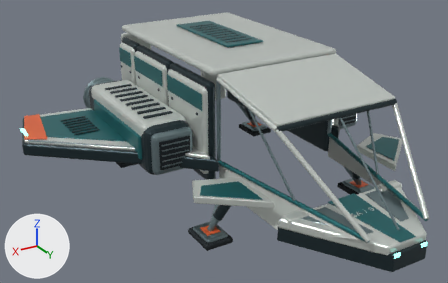
One commit to the Blender file assets/ship/nomad.blend: the scene before it, then after it.
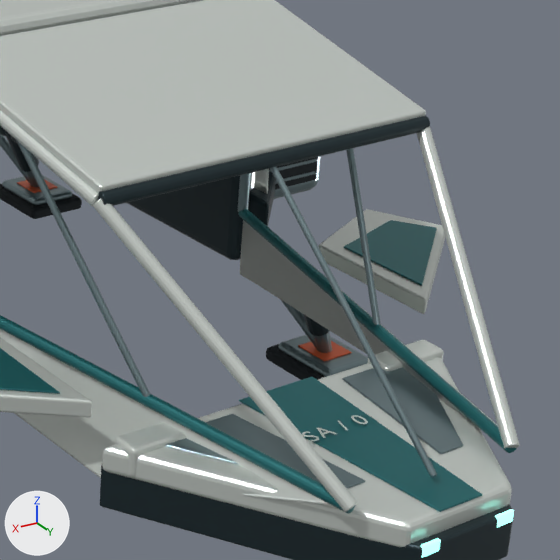
Each version appears first whole from a 50 mm lens placed at (9.25, 14.41, 8.56), pointed at (1.08, 0.8, 1.76), and next in a close-up on the part from 54% to 99% of the width and 20% to 92% of the height. Every picture has the same lights, and +X, +Y and +Z are marked at lower left. The last two pictures show the newer version.

Objects in the first close-up: 'Ceramic / static batch', 'Gaskets / static batch', 'Machined alloy / static batch', 'Rescue / static batch', 'Survey / static batch', 'Titanium / static batch' and 1 more.
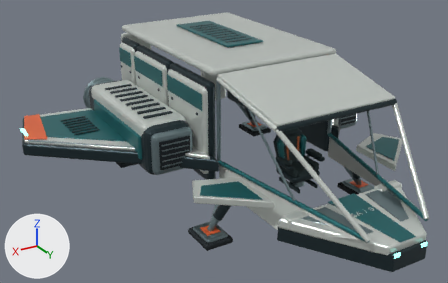
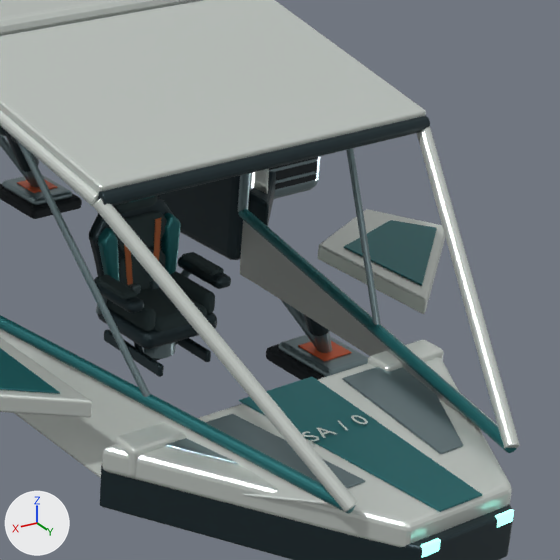
Diff of the bpy script that builds the scene:
```diff
--- a/assets/ship/nomad.blend.py
+++ b/assets/ship/nomad.blend.py
@@ me_prow___inset_sensor @@
-me_prow___inset_sensor.from_pydata(...)  # 6336 vertices, 6178 faces; spans x -5.83..5.83, y -4.0..6.37, z 0.12..3.96
+me_prow___inset_sensor.from_pydata(...)  # 6208 vertices, 6064 faces; spans x -5.83..5.83, y -4.0..6.04, z 0.12..3.96
+# me_prow___inset_sensor part 1: the loose piece of 128 vertices spanning x -0.03..0.03, y 4.17..6.37, z 1.46..3.45 is deleted
 me_prow___inset_sensor.materials.append(mat_machined_alloy)
@@ ob_seat___static_batch @@
+ob_seat___static_batch = bpy.data.objects.new('Seat / static batch', me_seat___harness_webbing)  # 592 vertices, 588 faces; spans x -0.225..0.225, y 2.479..2.54, z 1.65..2.25; in mat_seat___restraint_webbing (brown #ad6135)
+ob_seat___static_batch.parent = ob_pilotchair
+ob_seat___static_batch.location = (0.0, 0.0, 0.0)
@@ ob_pilotchair @@
+ob_pilotchair = bpy.data.objects.new('PilotChair', None)
+ob_pilotchair.location = (0.0, 0.0, 0.0)
@@ ob_survey___static_batch_001 @@
+ob_survey___static_batch_001 = bpy.data.objects.new('Survey / static batch.001', me_cube_141)  # 916 vertices, 908 faces; spans x -0.464..0.464, y 2.379..2.576, z 1.616..2.507; in mat_survey___deep_petrol (dark cyan #246f73)
+ob_survey___static_batch_001.parent = ob_pilotchair
+ob_survey___static_batch_001.location = (0.0, 0.0, 0.0)
@@ ob_seat___static_batch_001 @@
+ob_seat___static_batch_001 = bpy.data.objects.new('Seat / static batch.001', me_cube_138)  # 2664 vertices, 2644 faces; spans x -0.585..0.585, y 2.25..3.18, z 1.4..2.62; in mat_seat___woven_charcoal (dark cyan #2c3d3e)
+ob_seat___static_batch_001.parent = ob_pilotchair
+ob_seat___static_batch_001.location = (0.0, 0.0, 0.0)
@@ ob_titanium___static_batch_001 @@
+ob_titanium___static_batch_001 = bpy.data.objects.new('Titanium / static batch.001', me_torus_006)  # 2180 vertices, 2162 faces; spans x -0.6..0.6, y 0.925..2.41, z -3.25..-2.238; in mat_titanium___graphite (dark cyan #2d3d42)
+ob_titanium___static_batch_001.parent = ob_pilotchair
+ob_titanium___static_batch_001.location = (0.0, 0.0, 0.0)
+ob_titanium___static_batch_001.rotation_euler = (1.571, 0.0, 0.0)  # degrees (90, 0, 0)
@@ ob_machined_alloy___static_batch_001 @@
+ob_machined_alloy___static_batch_001 = bpy.data.objects.new('Machined alloy / static batch.001', me_cylinder_045)  # 2080 vertices, 2014 faces; spans x -0.55..0.55, y -2.98..-2.23, z 1.03..2.53; in mat_machined_alloy (grey #819599)
+ob_machined_alloy___static_batch_001.parent = ob_pilotchair
+ob_machined_alloy___static_batch_001.location = (0.0, 0.0, 0.0)
+ob_machined_alloy___static_batch_001.rotation_euler = (0.0, 0.0, -3.142)  # degrees (0, 0, -180)
```

Boxes (x1, y1, x2, y2) around the edits, measured in the close-ups (560 x 560 px):
'Seat / static batch.001', added (dark cyan)
    after: (95, 195, 224, 332)
'Titanium / static batch.001', added (dark cyan)
    after: (89, 197, 231, 377)
'Survey / static batch.001', added (dark cyan)
    after: (98, 196, 181, 282)
'Machined alloy / static batch.001', added (mostly hidden)
    after: (96, 269, 191, 359)
'Seat / static batch', added (brown)
    after: (124, 218, 161, 285)
part 1 of me_prow___inset_sensor, deleted
    before: (270, 166, 437, 478)
